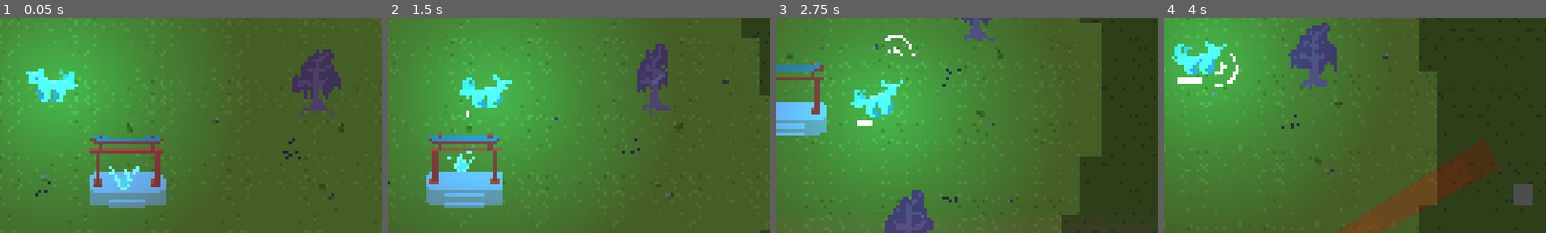
Above: before the commit, frames 1-4 (left to right).
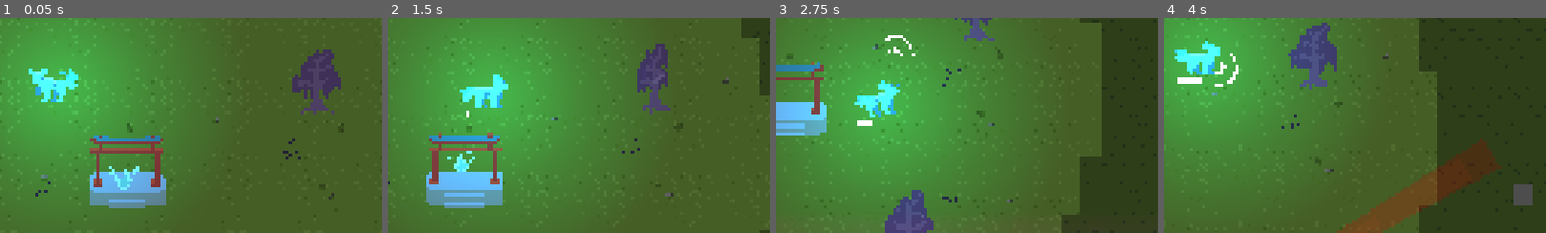
Above: after the commit, the same moments.

Repository: CplCanuck/mru-hacks-2026
Game: Godot game, scene res://assets/scenes/main.tscn
The game is run twice, just before and just after one commit, with the same random seed, the same clock (stepped at 60 frames per second) and the same inputs. The engine's default icon, where the game draws it, is replaced by a stand-in: a white triangle on a blue panel in a dark square.
Inputs (mouse positions are % of the whole screen's width and height, from its top left):
- Up to frame 1 (0.05 s): no input
- Up to frame 2 (1.5 s): move the mouse to (72, 45) at 0.52 s; hold D (right) 0.53-1.28 s; click (72, 45) at 0.6 s; move the mouse to (30, 55) at 1.27 s; hold S (down) from 1.28 s (still down); tap U (Demo God Mode) at 1.35 s
- Up to frame 3 (2.75 s): click (30, 55) at 1.55 s; move the mouse to (60, 28) at 2.02 s; release S (down) at 2.03 s; hold D (right) from 2.03 s (still down); click (60, 28) at 2.1 s
- Up to frame 4 (4 s): move the mouse to (45, 70) at 2.77 s; release D (right) at 2.78 s; hold W (up) 2.78-3.53 s; tap F (interact) at 2.85 s; click (45, 70) at 3.05 s; move the mouse to (80, 65) at 3.52 s; hold A (left) from 3.53 s (still down); click (80, 65) at 3.6 s
The pictures show only the part of the screen within x 43-93%, y 35-85%; the shares and areas given below are measured in that part.

The runs differ from the first frame. In frame 1, 0.3% of the frame differs, in the area x 6-21%, y 23-38%; in frame 2, 0.5%; in frame 3, 0.5%; in frame 4, 0.5%, in the area x 2-17%, y 12-27%.

Commit message:
make player animation work

Diff:
--- a/assets/objects/player.gd
+++ b/assets/objects/player.gd
@@ -22,7 +22,8 @@
 var is_invincible : bool = false
 var is_god_mode : bool = false
 
-
+func _ready():
+	player_sprite.play("idle")
 
 func _process(_delta: float) -> void:
 	if Input.is_action_just_pressed("Demo God Mode"):
@@ -71,7 +72,8 @@
 		attack_pivot.rotation = global_position.direction_to(get_global_mouse_position()).angle()
 
 		# change to barking sprite
-		player_sprite.frame = 1
+
+		# player_sprite.frame = 1
 		if attack_pivot.rotation >= -PI/2 && attack_pivot.rotation <= PI/2:
 			player_sprite.flip_h = true
 		else:
@@ -80,11 +82,15 @@
 		# trigger attack animation
 		bark_animation.visible = true
 		bark_animation.play("bark")
+		player_sprite.play("attack")
 
 		$BarkSound.play()
 
 		# trigger attack hitbox (currently turned off in timer time out)
 		bark_collider.disabled = false
+
+		await get_tree().create_timer(1.0).timeout
+		player_sprite.play("idle")
 
 func handle_damage(incoming_direction: Vector2) -> void:
 	# don't need to handle damage if we have i frames
--- a/assets/objects/player.tscn
+++ b/assets/objects/player.tscn
@@ -3,6 +3,7 @@
 [ext_resource type="Script" uid="uid://jok3quvn6ga6" path="res://assets/objects/player.gd" id="1_5pvfp"]
 [ext_resource type="Texture2D" uid="uid://c7rvyl8eukwj4" path="res://assets/sprites/stun_stars.png" id="2_nqkij"]
 [ext_resource type="Texture2D" uid="uid://bt7n554ph21w0" path="res://assets/sprites/bark-attack-1.png" id="3_6r1sy"]
+[ext_resource type="Texture2D" uid="uid://einj7fe75wmh" path="res://assets/sprites/PlayerBark1.png" id="3_htwuo"]
 [ext_resource type="Texture2D" uid="uid://n05lreod60kc" path="res://assets/sprites/PlayerModel.png" id="3_nqkij"]
 [ext_resource type="Texture2D" uid="uid://dxadglr5jl0qk" path="res://assets/sprites/ProgressBar.png" id="4_6r1sy"]
 [ext_resource type="Texture2D" uid="uid://ckpq5ph3lc2ir" path="res://assets/sprites/PlayerModel2.png" id="4_bkysh"]
@@ -68,6 +69,17 @@
 animations = [{
 "frames": [{
 "duration": 1.0,
+"texture": ExtResource("3_htwuo")
+}, {
+"duration": 1.0,
+"texture": ExtResource("4_xvjlw")
+}],
+"loop": 1,
+"name": &"attack",
+"speed": 5.0
+}, {
+"frames": [{
+"duration": 1.0,
 "texture": ExtResource("3_nqkij")
 }, {
 "duration": 1.0,
@@ -78,6 +90,17 @@
 }],
 "loop": 1,
 "name": &"default",
+"speed": 5.0
+}, {
+"frames": [{
+"duration": 1.0,
+"texture": ExtResource("3_nqkij")
+}, {
+"duration": 1.0,
+"texture": ExtResource("4_bkysh")
+}],
+"loop": 1,
+"name": &"idle",
 "speed": 5.0
 }]
 
@@ -235,8 +258,6 @@
 [node name="Player Sprite" type="AnimatedSprite2D" parent="." unique_id=1746584883]
 scale = Vector2(3, 3)
 sprite_frames = SubResource("SpriteFrames_yalp0")
-frame = 1
-frame_progress = 0.03022763
 
 [node name="Attack Cooldown" type="Timer" parent="." unique_id=1614825696]
 one_shot = true
